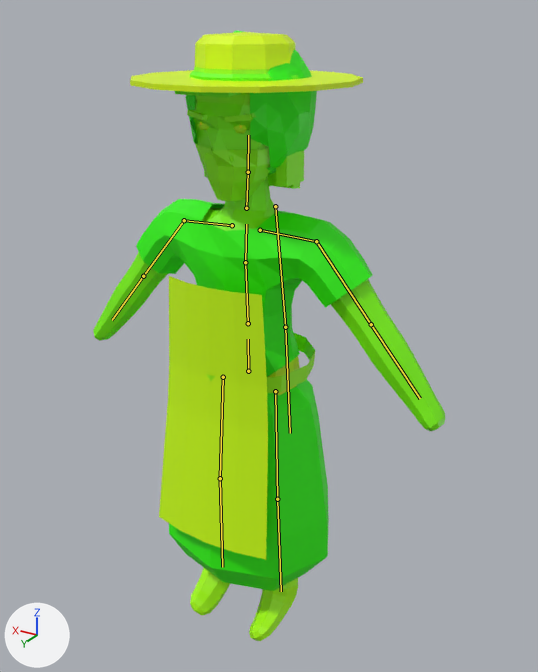
Two versions of the glTF model assets/models/folk.glb, one commit apart.
The view is the same before and after, from a camera (50 mm lens) standing at (-1.181, 1.841, 2.017) and looking at (-0.083, 0.011, 1.102). Lighting does not change. The marker at lower left points along +X, +Y and +Z. The picture after the commit comes second. The bones that change, and the others that lie on the model, are drawn over the model as lines.

Objects in the first picture: 'fk_apron', 'fk_beard', 'fk_core', 'fk_dress', 'fk_hair_long', 'fk_hat_brim', 'fk_hat_cap', 'fk_hat_hood', 'fk_shoes', 'fk_trousers', 'fk_tunic'.
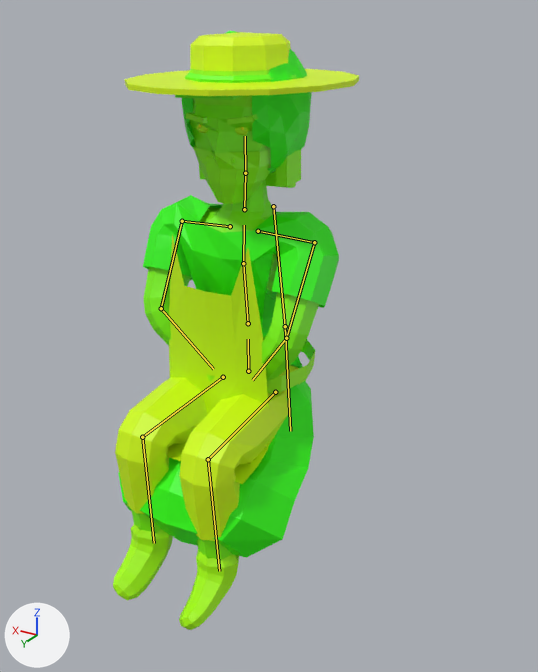
The newer file adds an action. The first version stands in its rest pose; the second is drawn at frame 40 of the action 'sit'.

Where the change shows, as pixel boxes [x1, y1, x2, y2] in the pictures (538 x 672 px):
'fk_apron', posed: before [159, 276, 268, 560]; after [167, 234, 269, 484]
'fk_tunic', posed (17% narrower): before [136, 199, 373, 393]; after [143, 195, 339, 393]
'fk_core', posed: before [93, 100, 445, 431]; after [131, 103, 319, 561]
'fk_dress', posed (22% wider, 16% shorter): before [169, 379, 329, 591]; after [118, 381, 314, 558]
'fk_trousers', posed: before [268, 356, 300, 395]; after [115, 365, 299, 541]
'fk_hat_brim', posed: before [130, 32, 363, 93]; after [125, 32, 359, 96]
'fk_shoes', posed: before [190, 568, 298, 641]; after [113, 525, 239, 630]
'fk_hat_hood', posed: before [185, 31, 317, 175]; after [182, 31, 312, 174]
'fk_beard', posed: before [195, 143, 270, 201]; after [193, 145, 271, 204]
'fk_hair_long', posed: before [195, 93, 304, 189]; after [193, 95, 301, 188]
'fk_hat_cap', posed: before [175, 70, 298, 97]; after [175, 72, 296, 100]
bone 'spine', root to tip: before (248, 323) to (245, 262); after (248, 323) to (243, 263)
bone 'chest', root to tip: before (245, 262) to (246, 224); after (243, 263) to (244, 225)
bone 'head', root to tip: before (248, 172) to (248, 135); after (245, 173) to (245, 136)
bone 'upperArm.L', root to tip: before (316, 241) to (371, 324); after (314, 242) to (286, 338)
bone 'forearm.L', root to tip: before (371, 324) to (420, 398); after (286, 338) to (252, 380)
bone 'upperArm.R', root to tip: before (184, 220) to (143, 276); after (182, 221) to (161, 308)
bone 'forearm.R', root to tip: before (143, 276) to (112, 320); after (161, 308) to (213, 369)
bone 'thigh.L', root to tip: before (275, 391) to (277, 499); after (275, 392) to (208, 459)
bone 'shin.L', root to tip: before (277, 499) to (281, 591); after (208, 459) to (219, 571)
bone 'thigh.R', root to tip: before (223, 377) to (220, 478); after (223, 377) to (142, 437)
bone 'shin.R', root to tip: before (220, 478) to (222, 567); after (142, 437) to (154, 543)

What the commit changed:
Bone 'spine' (bone_spine) turns from (0, 0, 0) to (-3, 0, 0) degrees about its own x, y and z.
Bone 'chest' (bone_chest) turns from (0, 0, 0) to (2, 0, 0) degrees about its own x, y and z.
Bone 'head' (bone_head) turns from (0, 0, 0) to (0, 6, 0) degrees about its own x, y and z.
Bone 'upperArm.L' (bone_upperarm_l) turns from (0, 0, 0) to (1, -15, -51) degrees about its own x, y and z.
Bone 'forearm.L' (bone_forearm_l) turns from (0, 0, 0) to (-54, 0, 0) degrees about its own x, y and z.
Bone 'upperArm.R' (bone_upperarm_r) turns from (0, 0, 0) to (1, 15, 51) degrees about its own x, y and z.
Bone 'forearm.R' (bone_forearm_r) turns from (0, 0, 0) to (-54, 0, 0) degrees about its own x, y and z.
Bone 'thigh.L' (bone_thigh_l) turns from (0, 0, 0) to (84, 0, -4) degrees about its own x, y and z.
Bone 'shin.L' (bone_shin_l) turns from (0, 0, 0) to (-86, 3, 0) degrees about its own x, y and z.
Bone 'thigh.R' (bone_thigh_r) turns from (0, 0, 0) to (84, 0, 4) degrees about its own x, y and z.
Bone 'shin.R' (bone_shin_r) turns from (0, 0, 0) to (-86, -3, 0) degrees about its own x, y and z.
